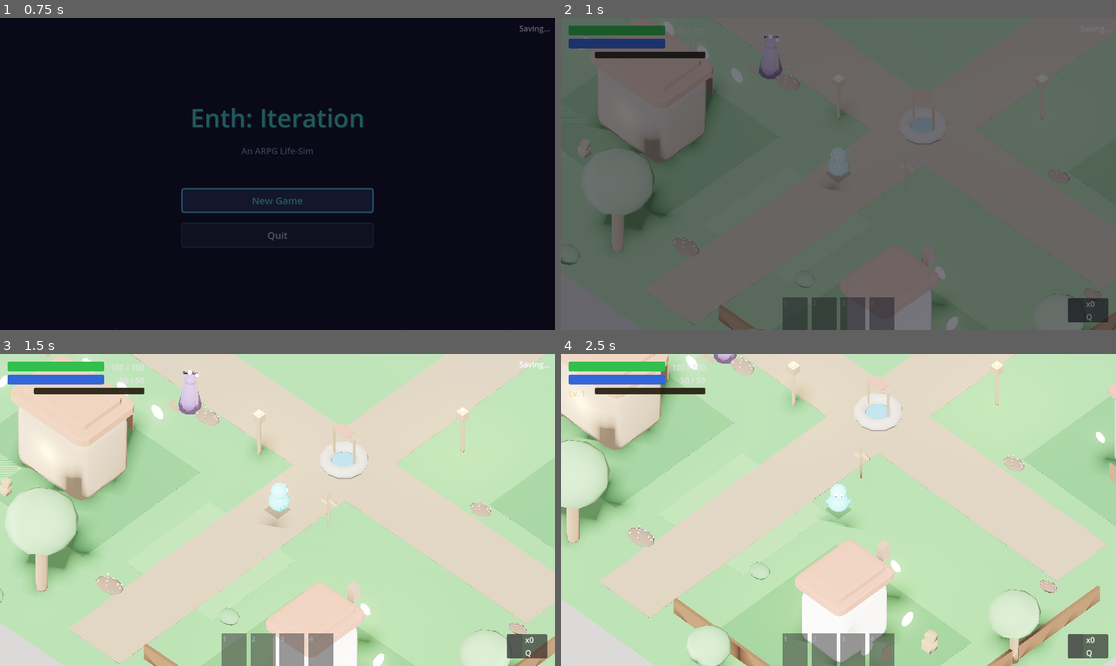
Above: before the commit, frames 1-4 (two rows, left to right).
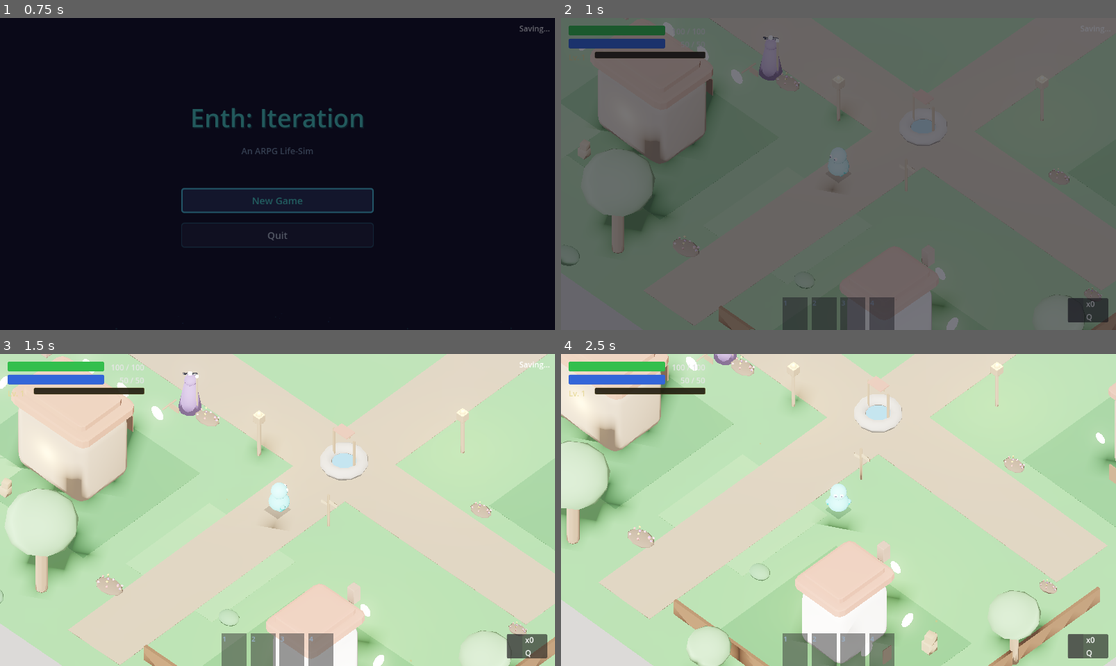
Above: after the commit, the same moments.

Repository: hwashburn1011/enth-iteration
Game: Godot game, scene res://scenes/main/MainMenu.tscn
Same seed, same stepped clock (60 frames per second), same inputs: the game is played once before the commit and once after it.
Inputs (mouse positions are in pixels of both pictures, inside the frame that each line leads up to):
- Up to frame 1 (0.75 s): click "New Game" at 0.5 s
- Up to frame 2 (1 s): no input
- Up to frame 3 (1.5 s): tap Enter at 1.25 s; move the mouse to (399, 494) at 1.27 s; hold D (move_right) from 1.28 s (still down); tap 1 (ability_1) at 1.35 s; click (399, 494) at 1.42 s
- Up to frame 4 (2.5 s): move the mouse to (727, 525) at 2.02 s; release D (move_right) at 2.03 s; hold S (move_back) from 2.03 s (still down); tap 2 (ability_2) at 2.1 s

Frame 1 is identical in both runs. In frame 2, 0.5% of the frame differs, in the area x 0-100%, y 0-100%; in frame 3, 2.1%; in frame 4, 2.2%.

Commit message:
fix: player safe_margin + dual collision walls (CSG + StaticBody3D)
Player CharacterBody3D safe_margin increased from 0.001 to 0.08 to
prevent tunneling through thin collision surfaces.

Town boundaries now use BOTH thick CSG walls with use_collision AND
backup StaticBody3D walls with BoxShape3D. Belt-and-suspenders approach
to guarantee the player cannot escape the town bounds.

Co-Authored-By: Claude Opus 4.6 (1M context) <noreply@anthropic.com>

Diff:
--- a/scenes/entities/player/Player.tscn
+++ b/scenes/entities/player/Player.tscn
@@ -218,6 +218,7 @@
 [node name="Player" type="CharacterBody3D"]
 collision_layer = 1
 collision_mask = 139
+safe_margin = 0.08
 script = ExtResource("1_script")
 
 [node name="CollisionShape3D" type="CollisionShape3D" parent="."]
--- a/scenes/town/town.gd
+++ b/scenes/town/town.gd
@@ -448,6 +448,23 @@
 		if wall:
 			wall.size = wall_configs[dir] as Vector3
 			wall.use_collision = true
+	# Backup: StaticBody3D walls with convex BoxShape3D (more reliable than CSG trimesh)
+	var backup_walls: Array[Array] = [
+		[Vector3(0, 1.5, -21), Vector3(44, 4, 4)],
+		[Vector3(0, 1.5, 21), Vector3(44, 4, 4)],
+		[Vector3(21, 1.5, 0), Vector3(4, 4, 44)],
+		[Vector3(-21, 1.5, 0), Vector3(4, 4, 44)],
+	]
+	for data: Array in backup_walls:
+		var body: StaticBody3D = StaticBody3D.new()
+		body.collision_layer = 1
+		var shape: CollisionShape3D = CollisionShape3D.new()
+		var box: BoxShape3D = BoxShape3D.new()
+		box.size = data[1] as Vector3
+		shape.shape = box
+		body.add_child(shape)
+		body.position = data[0] as Vector3
+		add_child(body)
 
 
 func _add_ground_collision() -> void:
